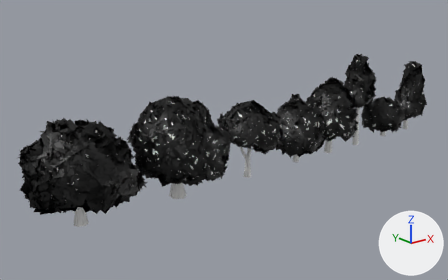
One commit to the FBX model Assets/World/Tree/tree.fbx: the scene before it, then after it.
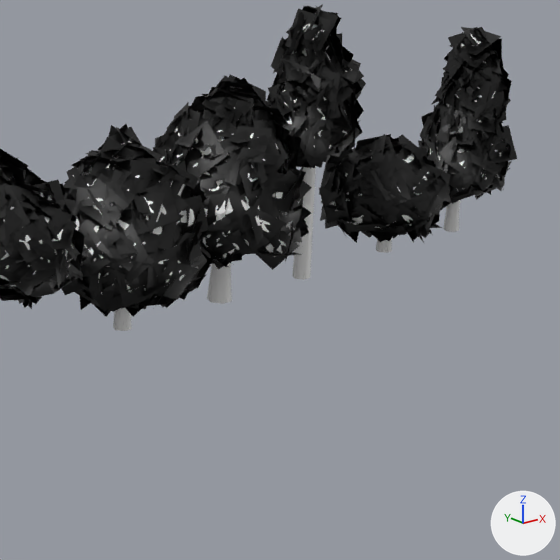
The first picture shows the older version from a camera (50 mm lens) standing at (-99.0, -59.5, 29.4) and looking at (-49.1, 2.9, 4.4). The close-ups show the older and then the newer version on the part from 57% to 99% of the width and 19% to 85% of the height of that picture. Only the edits that show in the close-ups are written down. Arrows for +X, +Y and +Z are at lower right; the lights stay in place. Where no turn or scale is listed for an object, it has been applied to the vertices.

The first close-up shows 'leaf_1', 'leaf_2', 'leaf_3', 'leaf_4', 'leaf_6', 'leaf_7', 'tree_1', 'tree_2' and 3 more.
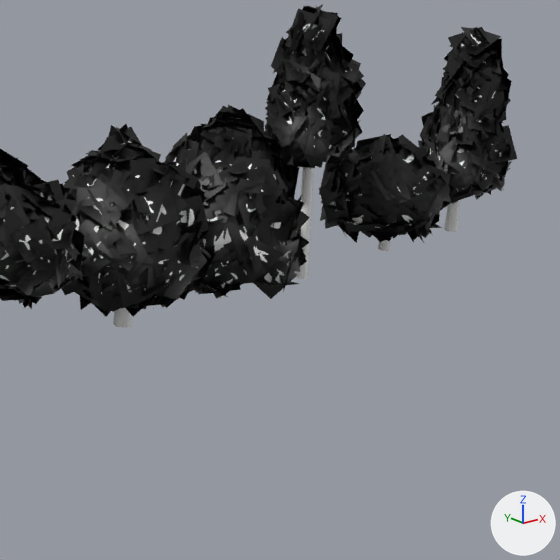
What differs and where, as boxes (x1, y1, x2, y2) in the close-ups (560 x 560 px):
```json
{"object": "leaf_1", "change": "moved", "before": [153, 75, 312, 270], "after": [164, 105, 310, 299]}
```

The change, as JSON lines over the scene's bpy script:
```json
{"block": "me_plane_002", "where": "# used by ob_leaf_1; location = (-32.35, 0.74, 1.97)"}
{"op": "remove", "block": "me_plane_002", "code": "me_plane_002.from_pydata(...)  # 1600 vertices, 400 faces; spans x -3.46..4.7, y -4.92..3.23, z -0.02..9.28"}
{"op": "add", "block": "me_plane_002", "code": "me_plane_002.from_pydata(...)  # 1600 vertices, 400 faces; spans x -3.46..4.7, y -4.92..3.23, z -1.42..7.88"}
{"block": "me_plane_002", "change": "me_plane_002 part 1: the whole mesh is moved by (0.0, 0.0, -1.4)"}
{"op": "set", "path": "ob_leaf_1.location", "old": "(-32.35, 0.74, 1.97)", "new": "(-32.35, 0.74, 1.87)"}
```
